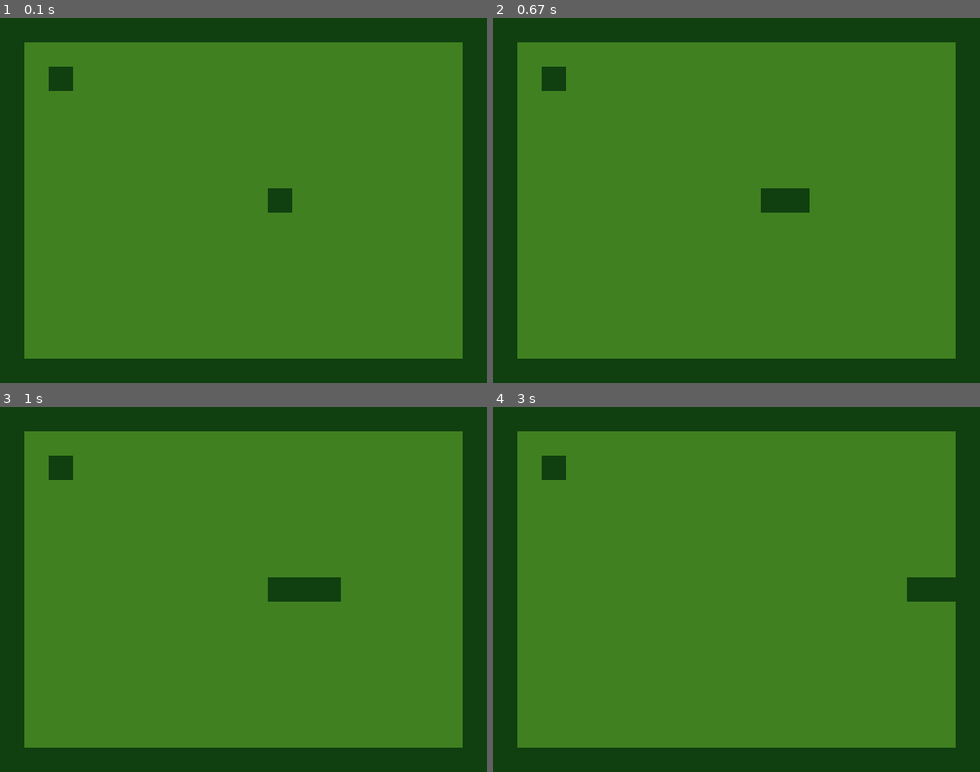
Above: before the commit, frames 1-4 (two rows, left to right).
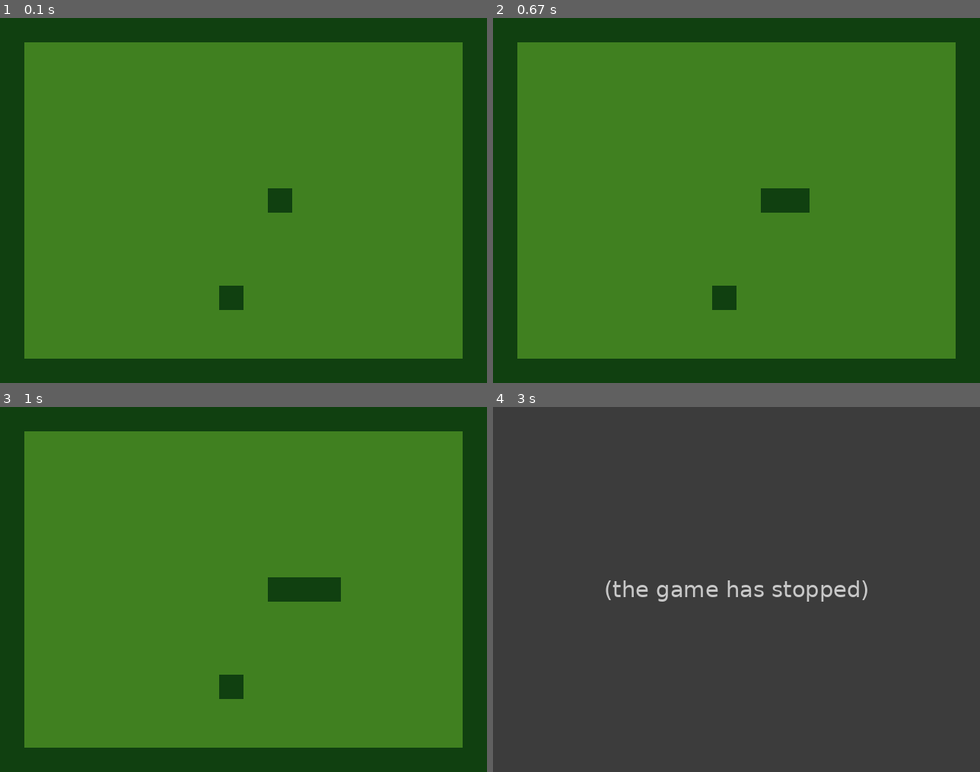
Above: after the commit, the same moments.

Repository: theo-baccam/snake
Game: pygame game, started from main.py
Two runs of this game, one before a commit and one after it. Both use one fixed random seed, a clock stepped at 60 frames per second and the inputs below.
Inputs:
- Up to frame 1 (0.1 s): no input
- Up to frame 2 (0.67 s): no input
- Up to frame 3 (1 s): no input
- Up to frame 4 (3 s): no input

The runs differ from the first frame. In frame 1, 0.7% of the frame differs, in the area x 10-50%, y 13-80%; in frame 2, 0.7%; in frame 3, 0.7%; in frame 4, 100%, in the area x 0-100%, y 0-100%.
After the commit the program exited at 2.67 s; later frames show no game.

Commit message:
fonction pour calculer grilles, pommes placées aléatoirement sur grille

Diff:
--- a/main.py
+++ b/main.py
@@ -1,4 +1,6 @@
+from string import ascii_uppercase
 from functools import partial
+from random import choice
 
 import pygame
 
@@ -10,29 +12,35 @@
 BACKGROUND = (64, 128, 32)
 FOREGROUND = (16, 64, 16)
 
-
 clock = pygame.time.Clock()
 MAX_FPS = 3
 running = True
 
-border_top = pygame.Rect((0, 0), (608, 32))
-border_right = pygame.Rect((608, 0), (32, 448))
-border_bottom = pygame.Rect((32, 448), (608, 32))
-border_left = pygame.Rect((0, 32), (32, 448))
 
-border_list = [border_top, border_right, border_bottom, border_left]
+def calculate_grid():
+    grid_coordinate = {}
+    GRID_WIDTH = 20
+    GRID_HEIGHT = 15
+    for index, letter in enumerate(ascii_uppercase[:GRID_HEIGHT]):
+        for num in range(GRID_WIDTH):
+            name = f"{letter}{num + 1}"
+            grid_coordinate[name] = (num * 32, index * 32)
+    return grid_coordinate
 
-snake_head_x, snake_head_y = (
-    320,
-    224,
-)
-snake_head = pygame.Rect((snake_head_x, snake_head_y), (32, 32))
 
-apple_x, apple_y = (
-    64,
-    64,
-)
-apple = pygame.Rect((apple_x, apple_y), (32, 32))
+def choose_random_coordinate(grid_coordinate, snake_positions):
+    while True:
+        random_coordinate = choice(list(grid_coordinate.values()))
+        if (
+            (random_coordinate[0] == 0) or
+            (random_coordinate[0] == 608) or
+            (random_coordinate[1] == 0) or
+            (random_coordinate[1] == 448)
+        ):
+            continue
+        elif random_coordinate in snake_positions:
+            continue
+        return random_coordinate
 
 
 def move(increment_x, increment_y):
@@ -70,9 +78,7 @@
 
 def apple_collision(snake_head, apple):
     if snake_head.colliderect(apple):
-        return 1
-    else:
-        return 0
+        return True
 
 
 def calculate_snake_positions(snake_positions, snake_length, snake_head):
@@ -87,18 +93,28 @@
         pygame.draw.rect(screen, FOREGROUND, snake_cell)
 
 
+grid_coordinate = calculate_grid()
+
+border_top = pygame.Rect(grid_coordinate["A1"], (608, 32))
+border_right = pygame.Rect(grid_coordinate["A20"], (32, 448))
+border_bottom = pygame.Rect(grid_coordinate["O2"], (608, 32))
+border_left = pygame.Rect(grid_coordinate["B1"], (32, 448))
+border_list = [border_top, border_right, border_bottom, border_left]
+
+snake_head_x, snake_head_y = grid_coordinate["H11"]
+snake_head = pygame.Rect((snake_head_x, snake_head_y), (32, 32))
+
+
 direction = "right"
 new_direction = ""
 snake_length = 3
 snake_positions = []
 
+random_coordinate = choose_random_coordinate(grid_coordinate, snake_positions)
+apple_x, apple_y = random_coordinate
+apple = pygame.Rect((apple_x, apple_y), (32, 32))
+
 while running:
-    screen.fill(BACKGROUND)
-
-    draw_border(screen, FOREGROUND, border_list)
-
-    pygame.draw.rect(screen, FOREGROUND, apple)
-
     for event in pygame.event.get():
         if event.type != pygame.KEYDOWN:
             continue
@@ -109,16 +125,23 @@
             new_direction = key_name
         if not is_opposite_direction(direction, new_direction):
             direction = new_direction
+
     snake_head = movement_keys[direction]()
+    calculate_snake_positions(snake_positions, snake_length, snake_head)
+
+    if apple_collision(snake_head, apple):
+        snake_length += 1
+        apple[0], apple[1] = choose_random_coordinate(grid_coordinate, snake_positions)
+
+    screen.fill(BACKGROUND)
+
+    draw_border(screen, FOREGROUND, border_list)
+    pygame.draw.rect(screen, FOREGROUND, apple)
+    render_snake(snake_positions, screen, FOREGROUND)
 
     if border_collision(snake_head, border_list):
         running = False
-
-    snake_length += apple_collision(snake_head, apple)
-
-    calculate_snake_positions(snake_positions, snake_length, snake_head)
-
-    render_snake(snake_positions, screen, FOREGROUND)
+        break
 
     pygame.display.flip()
     clock.tick(MAX_FPS)
Not shown, removed: :
